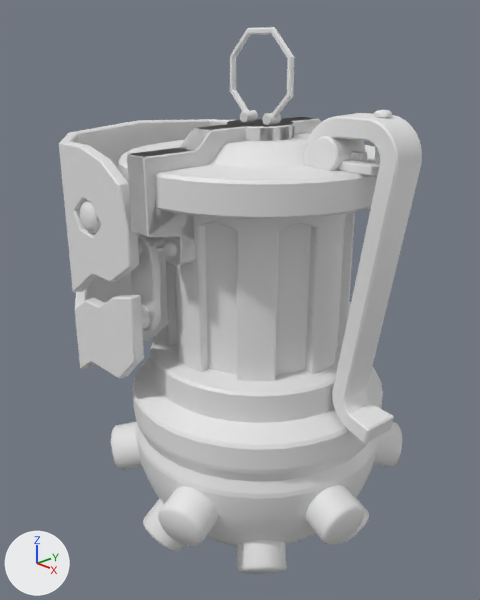
The Blender file jinx-grenade.blend.blend, before and after one commit.
Rendered twice from a 50 mm lens placed at (3.43, -3.38, 2.92), pointed at (-0.22, 0.02, 1.0). Arrows for +X, +Y and +Z are at lower left; the lights stay in place.

The older version as bpy lines, for what is in view:
```python
ob_circle = bpy.data.objects.new('Circle', me_circle)
ob_circle.location = (-0.002, -0.002, 0.741)
ob_circle.rotation_euler = (0.0, 0.0, -0.2)  # degrees (0, 0, -11)
ob_circle_001 = bpy.data.objects.new('Circle.001', me_circle_001)
ob_circle_001.location = (-0.002, -0.002, 1.953)
ob_circle_001.rotation_euler = (0.0, 0.0, -0.2)  # degrees (0, 0, -11)
ob_circle_002 = bpy.data.objects.new('Circle.002', me_circle_003)
ob_circle_002.location = (-0.893, 0.0, 2.271)
ob_circle_003 = bpy.data.objects.new('Circle.003', me_circle_004)
ob_circle_003.location = (1.027, 0.0, 2.519)
ob_circle_006 = bpy.data.objects.new('Circle.006', me_circle_012)
ob_circle_006.location = (-0.278, -0.846, 1.338)
ob_circle_006.rotation_euler = (1.571, 1.632, 0.0)  # degrees (90, 94, 0)
ob_cube = bpy.data.objects.new('Cube', me_cube)
ob_cube.location = (0.581, 0.0, 2.201)
ob_cube.rotation_euler = (0.00104, -0.012, -0.00373)  # degrees (0.1, -0.7, -0.2)
ob_cylinder = bpy.data.objects.new('Cylinder', me_cylinder)
ob_cylinder.location = (-0.002, -0.002, 2.443)
ob_cylinder.rotation_euler = (0.0, 0.0, 0.000738)  # degrees (0, 0, 0)
ob_cylinder_008 = bpy.data.objects.new('Cylinder.008', me_cylinder_008)
ob_cylinder_008.location = (-0.739, -0.249, -0.659)
ob_cylinder_008.rotation_euler = (0.0, -2.306, 0.324)  # degrees (0, -132, 19)
ob_sphere = bpy.data.objects.new('Sphere', me_sphere)
ob_sphere.location = (-0.002, -0.002, 0.0)
ob_sphere.rotation_euler = (0.0, 0.0, -0.2)  # degrees (0, 0, -11)
# also in view: 'Cube.002' at (0.0, 0.0, 2.71)
```
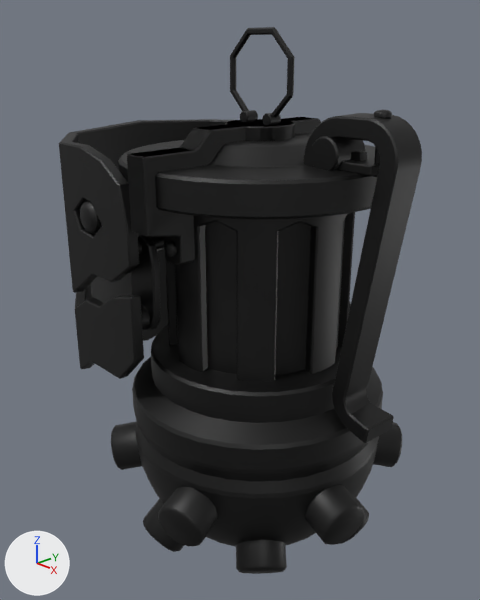
Commit message: feat: setting up the preview

Location of each change, (x1, y1, x2, y2) in pixels of the pictures (480 x 600 px):
'Sphere', recoloured (white to black)
    both: (132, 325, 383, 547)
'Circle', recoloured (grey to black)
    both: (165, 212, 355, 381)
'Circle.002', recoloured (grey to black)
    both: (59, 119, 234, 379)
'Cube', recoloured (grey to black)
    both: (304, 113, 422, 443)
'Circle.001', recoloured (white to black)
    both: (118, 133, 377, 219)
'Cylinder.008', recoloured (white to black)
    both: (111, 421, 402, 574)
'Cylinder', recoloured (grey to black)
    both: (127, 117, 321, 266)
'Circle.006', recoloured (grey to black)
    both: (131, 235, 164, 331)
'Cube.002', recoloured (grey to black)
    both: (230, 27, 295, 125)
'Circle.005', recoloured (grey to black)
    both: (80, 201, 100, 233)
'Circle.003', recoloured (white to black)
    both: (373, 110, 392, 177)

The change, as a list of edits to the scene's bpy script:
```text
Add mat_material_001:
    mat_material_001 = principled_material('Material.001')
    mat_material_001.base_color = (0.0, 0.0, 0.0)  # black #000000
Change me_sphere:
    where me_sphere.from_pydata(...)  # 833 vertices, 576 faces; spans x -1.0..1.0, y -1.0..1.0, z -1.0..0.76
    add me_sphere.materials.append(mat_material_001)  # black #000000
Change me_circle:
    where me_circle.from_pydata(...)  # 177 vertices, 128 faces; spans x -0.698..0.698, y -0.698..0.698, z -0.045..1.257
    add me_circle.materials.append(mat_material_001)  # black #000000
Change me_circle_001:
    where me_circle_001.from_pydata(...)  # 320 vertices, 288 faces; spans x -1.0..1.0, y -1.0..1.0, z 0.0..0.35
    add me_circle_001.materials.append(mat_material_001)  # black #000000
Change me_cylinder_008:
    where me_cylinder_008.from_pydata(...)  # 686 vertices, 672 faces; spans x -1.21..0.63, y -1.21..1.21, z -1.76..0.19
    add me_cylinder_008.materials.append(mat_material_001)  # black #000000
Change me_cylinder:
    where me_cylinder.from_pydata(...)  # 611 vertices, 664 faces; spans x -0.24..0.24, y -1.06..1.06, z -0.91..-0.04
    add me_cylinder.materials.append(mat_material_001)  # black #000000
Change me_cube:
    where me_cube.from_pydata(...)  # 378 vertices, 377 faces; spans x -0.06..0.68, y -0.14..0.14, z -1.81..0.32
    add me_cube.materials.append(mat_material_001)  # black #000000
Change me_circle_003:
    where me_circle_003.from_pydata(...)  # 297 vertices, 297 faces; spans x -0.71..0.74, y -1.05..1.05, z -2.05..0.03
    add me_circle_003.materials.append(mat_material_001)  # black #000000
Change me_circle_004:
    where me_circle_004.from_pydata(...)  # 130 vertices, 144 faces; spans x -0.052..0.052, y -0.052..0.052, z -0.353..0.041
    add me_circle_004.materials.append(mat_material_001)  # black #000000
Change me_circle_006:
    where me_circle_006.from_pydata(...)  # 162 vertices, 160 faces; spans x -0.14..0.09, y -0.09..0.14, z -1.84..0.31
    add me_circle_006.materials.append(mat_material_001)  # black #000000
Change me_cube_002:
    where me_cube_002.from_pydata(...)  # 180 vertices, 202 faces; spans x -0.3..0.305, y -0.053..0.052, z -0.119..0.511
    add me_cube_002.materials.append(mat_material_001)  # black #000000
Change me_circle_012:
    where me_circle_012.from_pydata(...)  # 352 vertices, 404 faces; spans x -0.36..0.36, y -0.14..0.14, z -1.88..0.19
    add me_circle_012.materials.append(mat_material_001)  # black #000000
```
